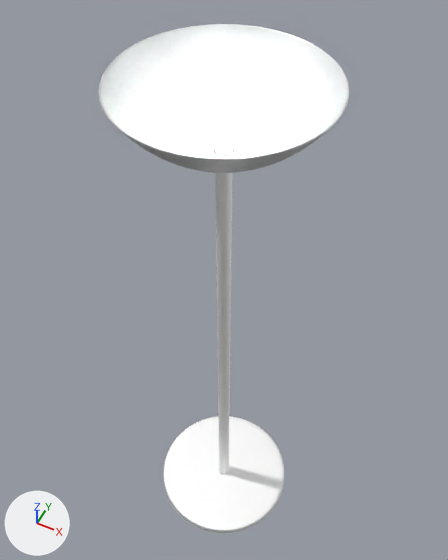
A saved change to the glTF model models/LamparaCoritita/lamparaDePie2.glb.
The view is the same before and after, from a 50 mm camera at (0.308, -0.616, 1.503) aimed at (-0.041, 0.083, 0.629). Arrows for +X, +Y and +Z are at lower left; the lights stay in place. The picture after the commit comes second. Where no turn or scale is listed for an object, it has been applied to the vertices.
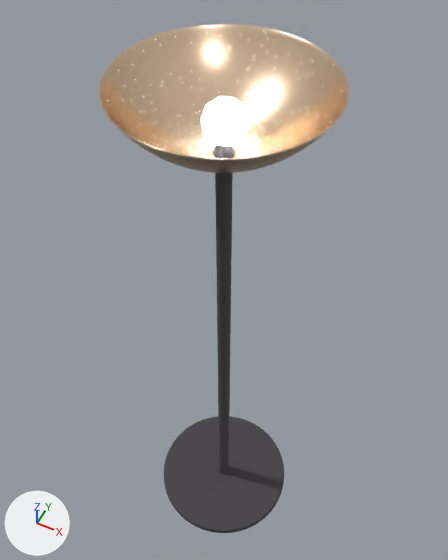
Changed parts and their boxes [x1, y1, x2, y2] in the pictures (448 x 560 px):
'Cylinder.001', recoloured (white to beige)
    both: [99, 24, 349, 173]
'Cylinder', recoloured (white to dark grey)
    both: [164, 144, 284, 533]

Patch to the scene script:
```diff
--- a/models/LamparaCoritita/lamparaDePie2.glb.py
+++ b/models/LamparaCoritita/lamparaDePie2.glb.py
@@ mat_lamp_zic_001 @@
+mat_lamp_zic_001 = principled_material('LAMP ZIC.001')
+mat_lamp_zic_001.base_color = (1.0, 0.739, 0.511)  # beige #ffdfbd
+mat_lamp_zic_001.metallic = 1.0
+mat_lamp_zic_001.roughness = 0.25
@@ mat_black_plastic @@
+mat_black_plastic = principled_material('Black Plastic')
+mat_black_plastic.base_color = (0.104, 0.0984, 0.107)  # dark grey #5b585c
+mat_black_plastic.metallic = 0.5
+mat_black_plastic.roughness = 1.0
@@ me_mesh @@
 me_mesh.from_pydata(...)  # 4802 vertices, 9600 faces; spans x -0.152..0.152, y -0.152..0.152, z -0.004..1.013
-me_mesh.materials.append(mat_iron_brushed)  # white #ffffff
+me_mesh.materials.append(mat_black_plastic)  # dark grey #5b585c
@@ me_mesh_001 @@
 me_mesh_001.from_pydata(...)  # 3840 vertices, 7680 faces; spans x -0.152..0.152, y -0.152..0.152, z -0.057..0.045
-me_mesh_001.materials.append(mat_sanded_glass)  # white #e7e7e7
+me_mesh_001.materials.append(mat_lamp_zic_001)  # beige #ffdfbd
```
